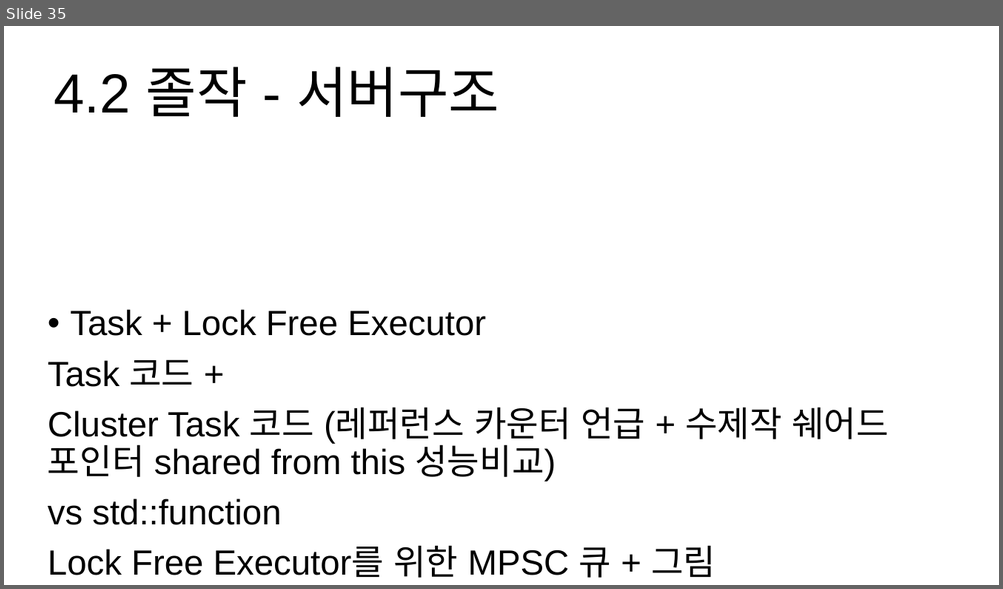
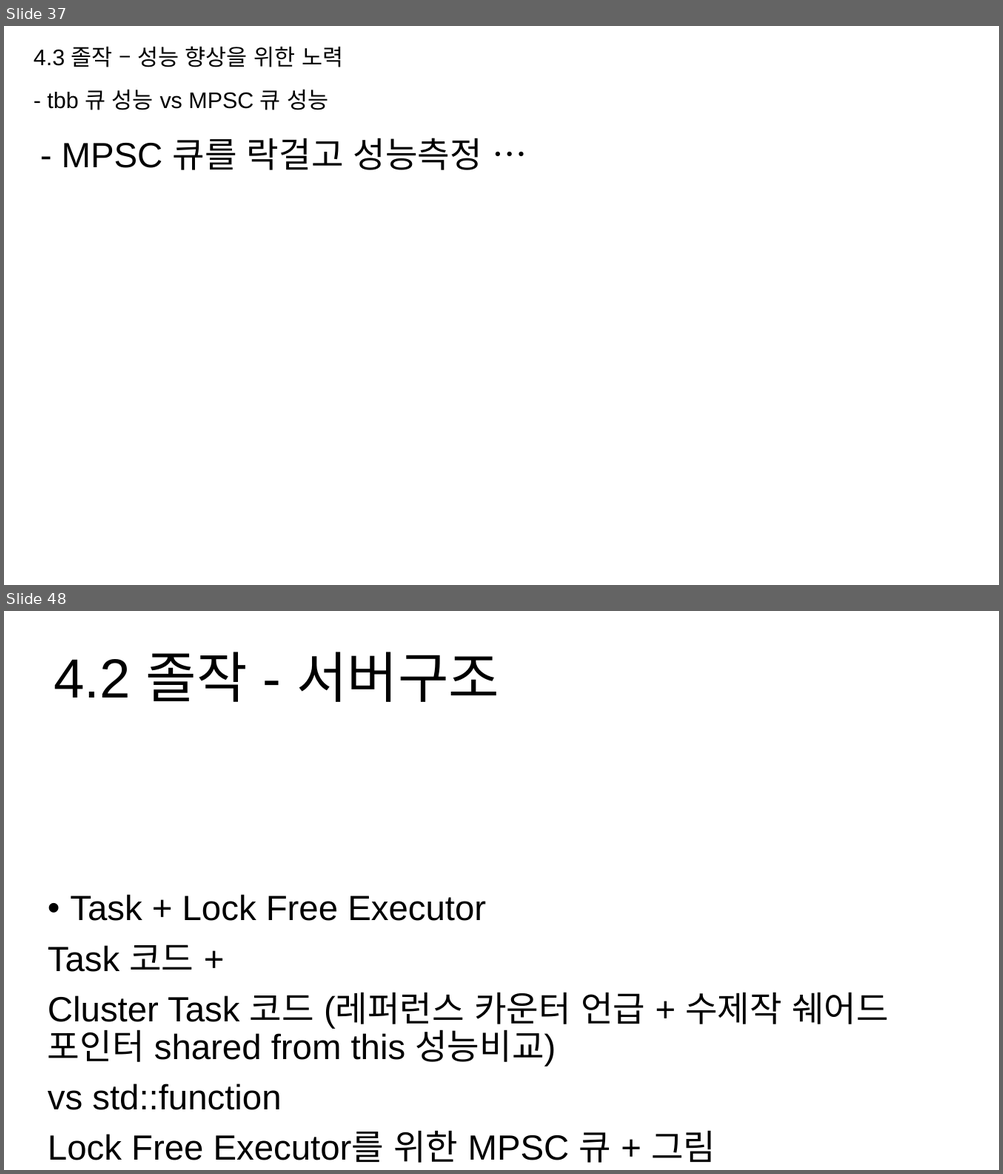
Before and after one commit to hypernagox/FYP_Evergreen, a slide deck: 포트폴리오/서버_최재혁/포트폴리오.pptx. Shown one above the other, each under a label of ours: slide 35 before the commit, slides 37 and 48 after it; the slides between them are not shown. The pictures are 1003x589 and 1003x1174 pixels, drawn with LibreOffice and Linux fonts; fonts in the diff are those of the drawing. Boxes give left, top, right and bottom in pixels: in the first picture for what was removed or moved away, otherwise in the second. Text is boxed around its words. In the diff, an @@ line names an element or a change of style, - is before the commit and + after.

```diff
--- a/포트폴리오/서버_최재혁/포트폴리오.pptx
+++ b/포트폴리오/서버_최재혁/포트폴리오.pptx
@@ slide 37 added at [4, 26, 999, 585], background #FFFFFF @@
@@ text added at [34, 46, 343, 67], 18 pt, text #000000 @@
+4.3 졸작 – 성능 향상을 위한 노력
@@ title added at [47, 89, 329, 110], 18 pt, text #000000 @@
+- tbb 큐 성능 vs MPSC 큐 성능
@@ text added at [62, 138, 482, 170], 28 pt, text #000000 @@
+- MPSC 큐를 락걸고 성능측정 …
@@ what was slide 35 is now slide 48 @@
```
Also in this commit, not shown: 3 slides changed, 12 other slides added, 8 other files.
